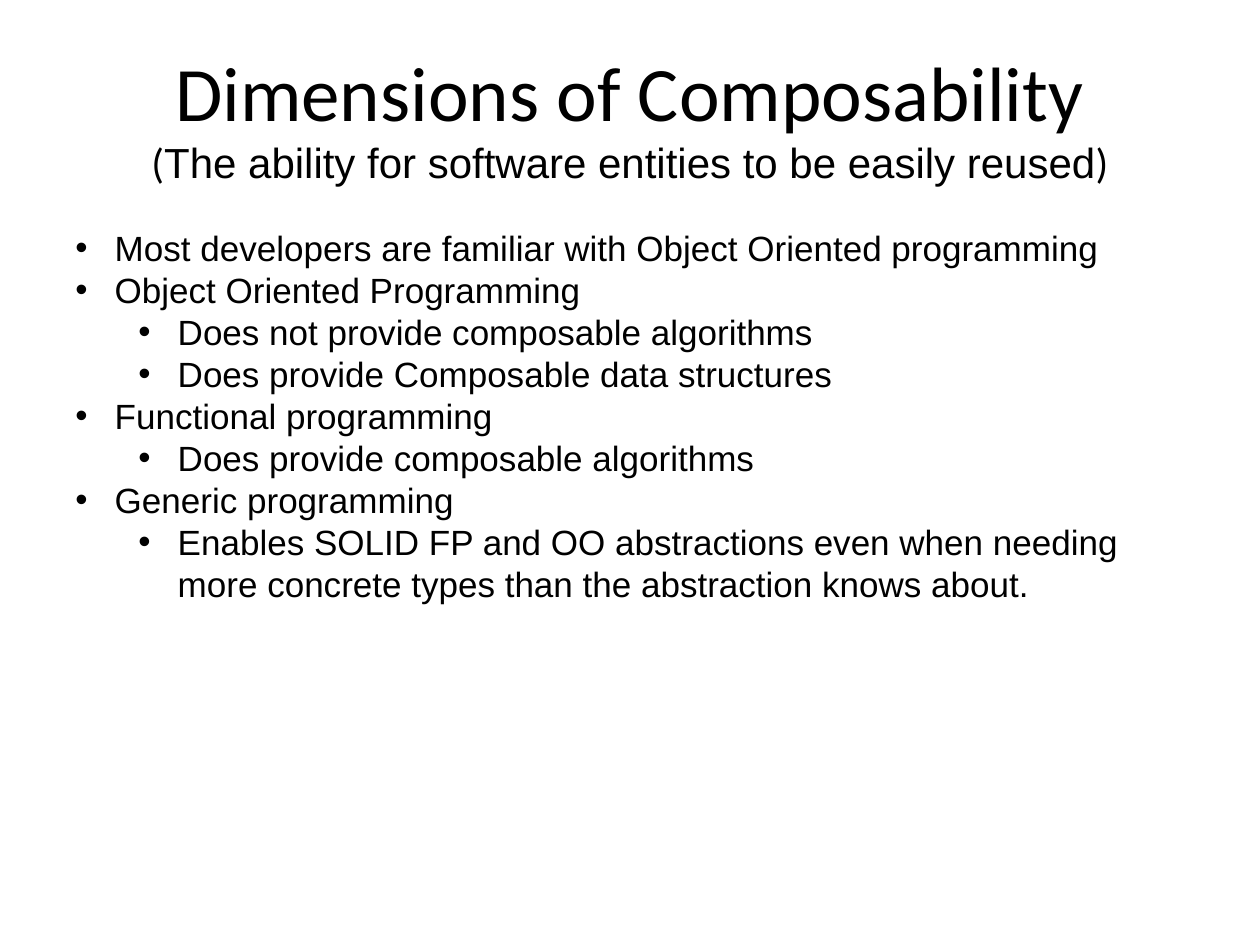
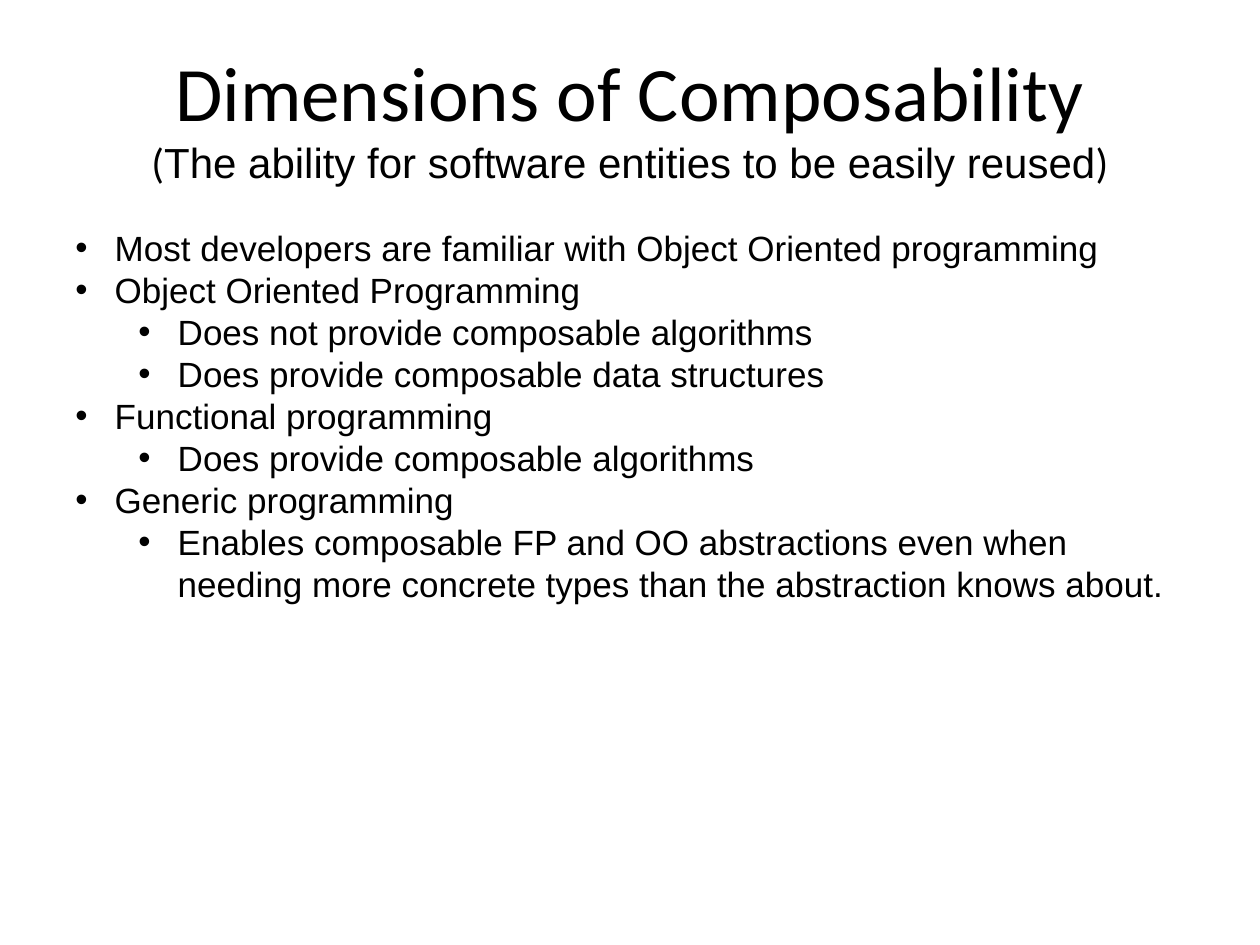
Before and after one commit to mlidbom/FSharpElevate, a slide deck: slide 5 of FSharp2.pptx (slide 4 before the commit). Drawn at 1260x945 pixels with LibreOffice and Linux fonts; fonts in the diff are those of the drawing. Boxes give left, top, right and bottom in pixels: in the first picture for what was removed or moved away, otherwise in the second. Text is boxed around its words. In the diff, an @@ line names an element or a change of style, - is before the commit and + after.

Commit message:
Update presentation.

```diff
--- a/FSharp2.pptx
+++ b/FSharp2.pptx
@@ text in free at [178,361,824,394]: text changed @@
-  • Does provide Composable data structures
+  • Does provide composable data structures
@@ text in free at [178,529,1162,604]: text changed @@
-  • Enables SOLID FP and OO abstractions even when needing more concrete types than the abstraction knows about.
+  • Enables composable FP and OO abstractions even when needing more concrete types than the abstraction knows about.
```
Also in this commit, not shown: 8 other slides changed, 1 slide added.
